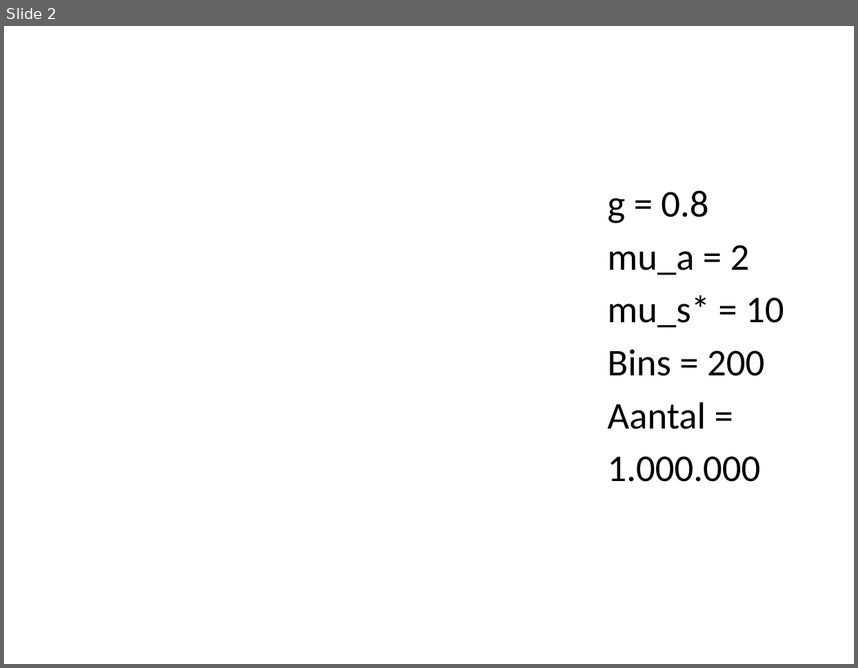
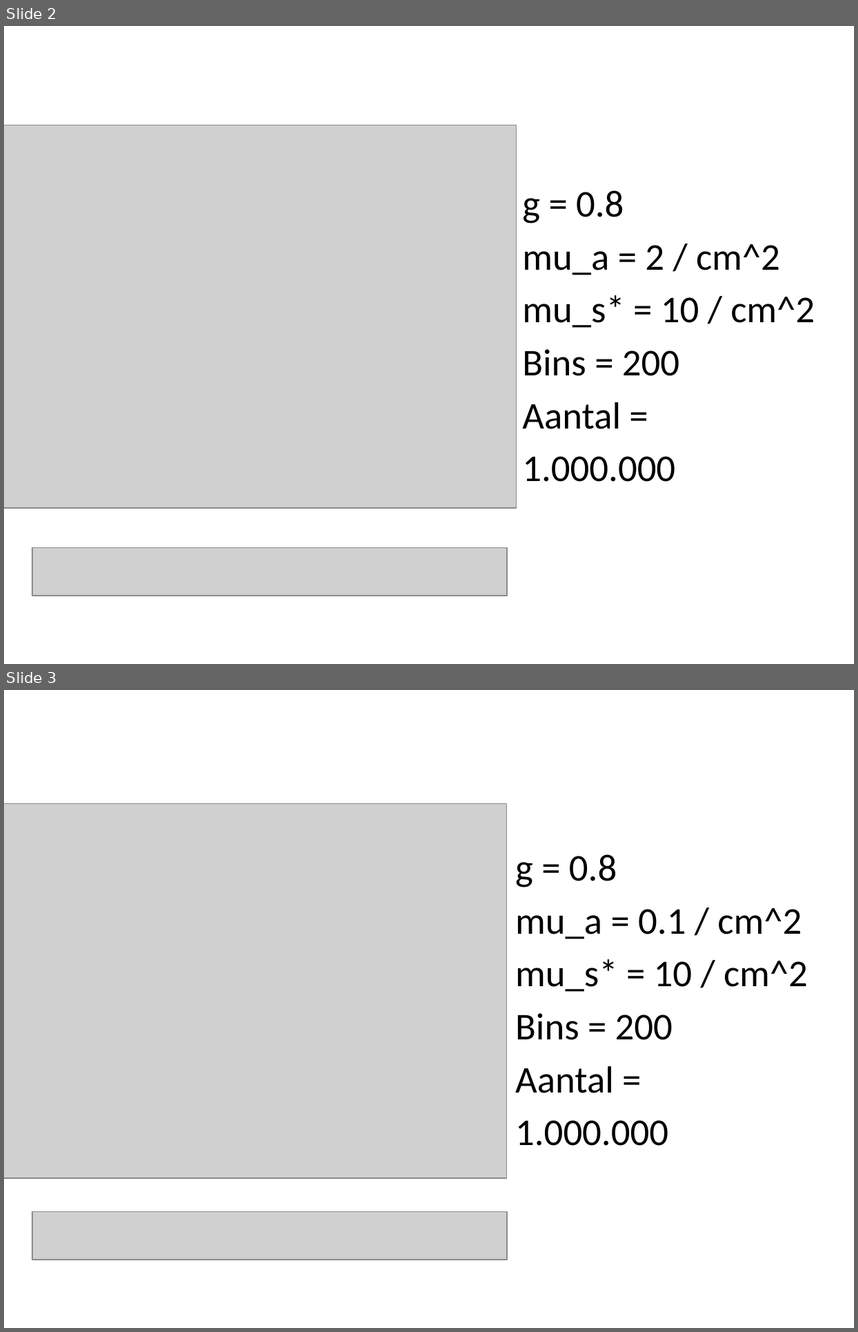
Before and after one commit to nathhje/bachelorproject, a slide deck: voortgang2.pptx. Shown one above the other, each under a label of ours: slide 2 before the commit, slides 2 and 3 after it. The pictures are 858x668 and 858x1332 pixels, drawn with LibreOffice and Linux fonts; fonts in the diff are those of the drawing; grey boxes stand for pictures. Boxes give left, top, right and bottom in pixels: in the first picture for what was removed or moved away, otherwise in the second. Text is boxed around its words. In the diff, an @@ line names an element or a change of style, - is before the commit and + after.

```diff
--- a/voortgang2.pptx
+++ b/voortgang2.pptx
@@ slide 3 added at (4,690,854,1328), background #FFFFFF @@
@@ picture added at (4,803,506,1178) @@
@@ text added at (515,854,808,1145), 32 pt, text #000000 @@
+g = 0.8
+mu_a = 0.1 / cm^2
+mu_s* = 10 / cm^2
+Bins = 200
+Aantal =
+1.000.000
@@ picture added at (32,1211,506,1259) @@
@@ slide 2 changed as well @@
@@ picture added at (4,125,517,508) @@
@@ text "g = 0.8": place and size @@
-text "g = 0.8" at (608,190,784,481)
+text "g = 0.8" at (522,190,815,481)
@@ text at (522,244,815,328): text changed @@
-mu_a = 2
-mu_s* = 10
+mu_a = 2 / cm^2
+mu_s* = 10 / cm^2
@@ picture added at (32,547,506,595) @@
```
Also in this commit, not shown: 1 other slide changed, 5 other slides added, 24 other files.
